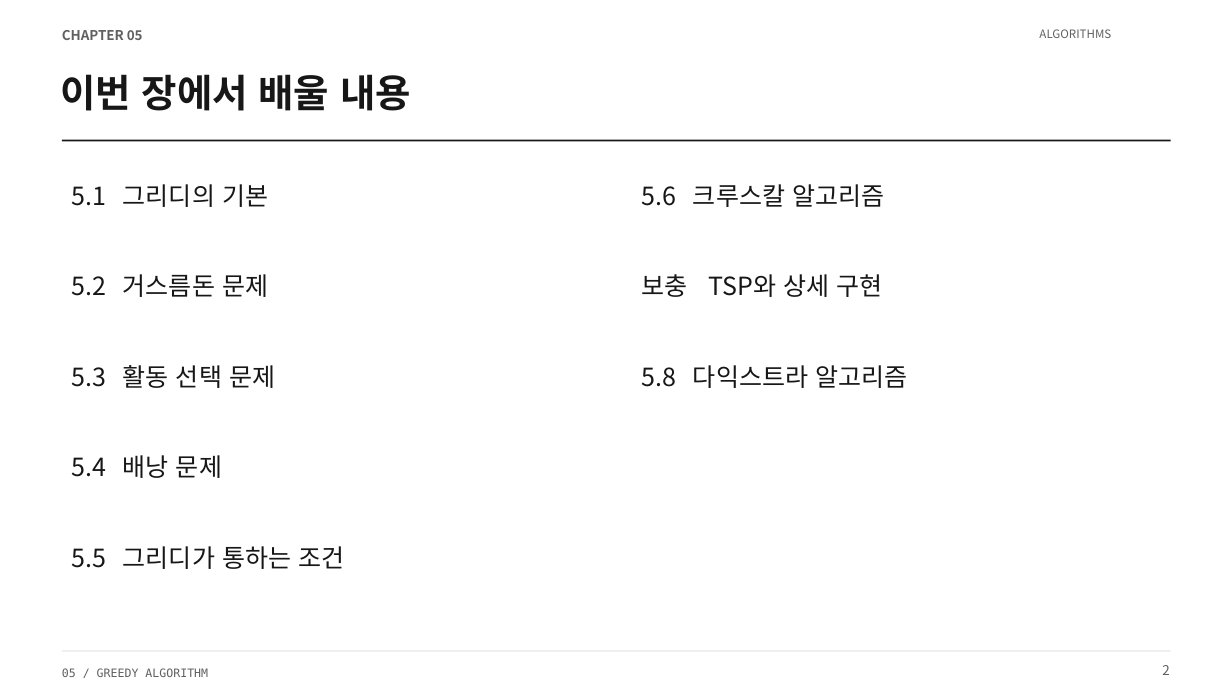
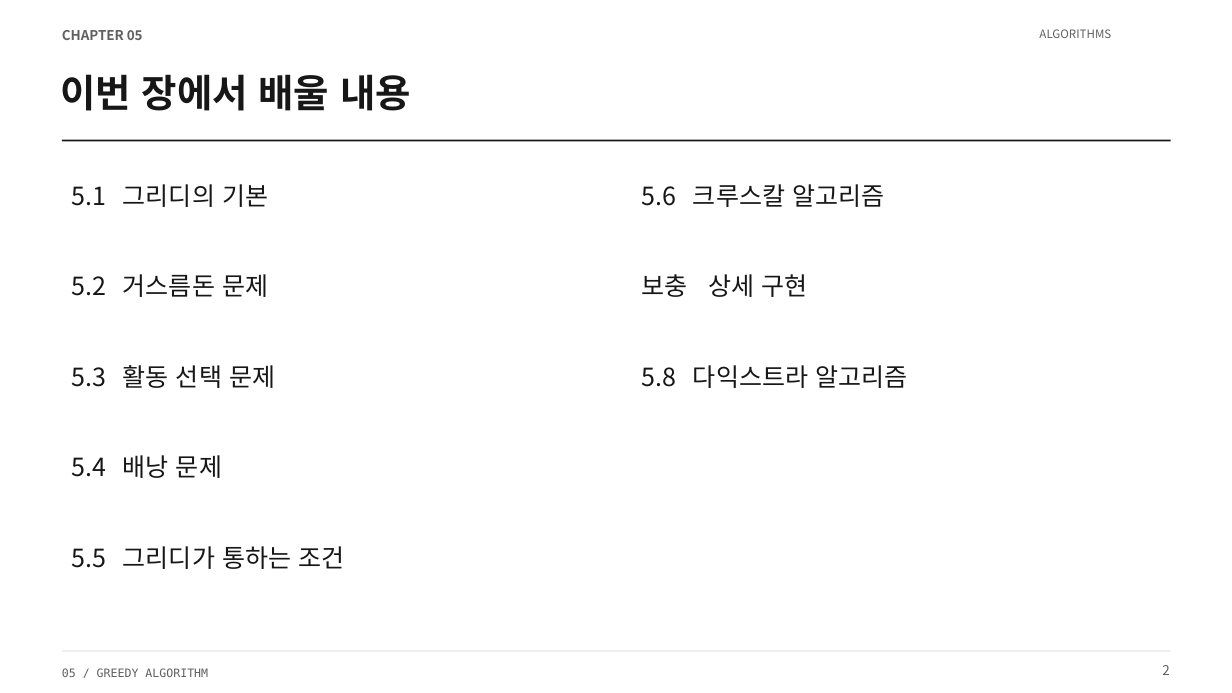
Before and after one commit to Sangdon-Park/Sangdon-Park.github.io, a slide deck: slide 2 of data/알고리즘/5장_그리디_알고리즘.pptx. Drawn at 1232x693 pixels with LibreOffice and Linux fonts; fonts in the diff are those of the drawing. Boxes give left, top, right and bottom in pixels: in the first picture for what was removed or moved away, otherwise in the second. Text is boxed around its words. In the diff, an @@ line names an element or a change of style, - is before the commit and + after.

```diff
--- a/data/알고리즘/5장_그리디_알고리즘.pptx
+++ b/data/알고리즘/5장_그리디_알고리즘.pptx
@@ text at <box>641,274,808,297</box>: text changed @@
-보충 TSP와 상세 구현
+보충 상세 구현
```
Also in this commit, not shown: 2 other slides changed, 3 other files.
